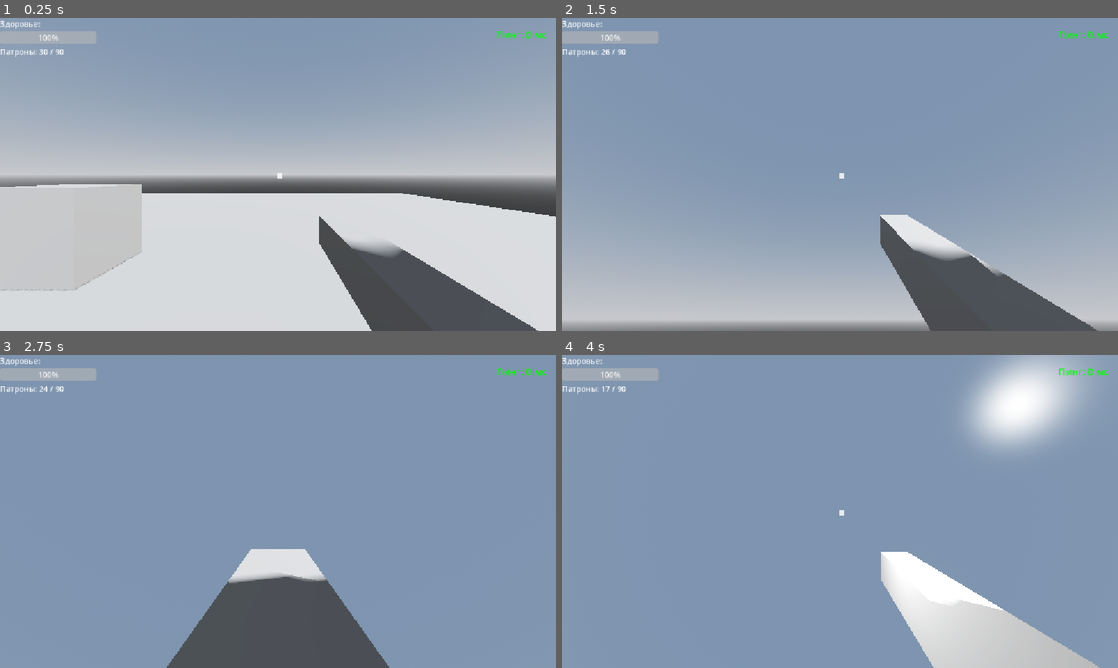
Above: before the commit, frames 1-4 (two rows, left to right).
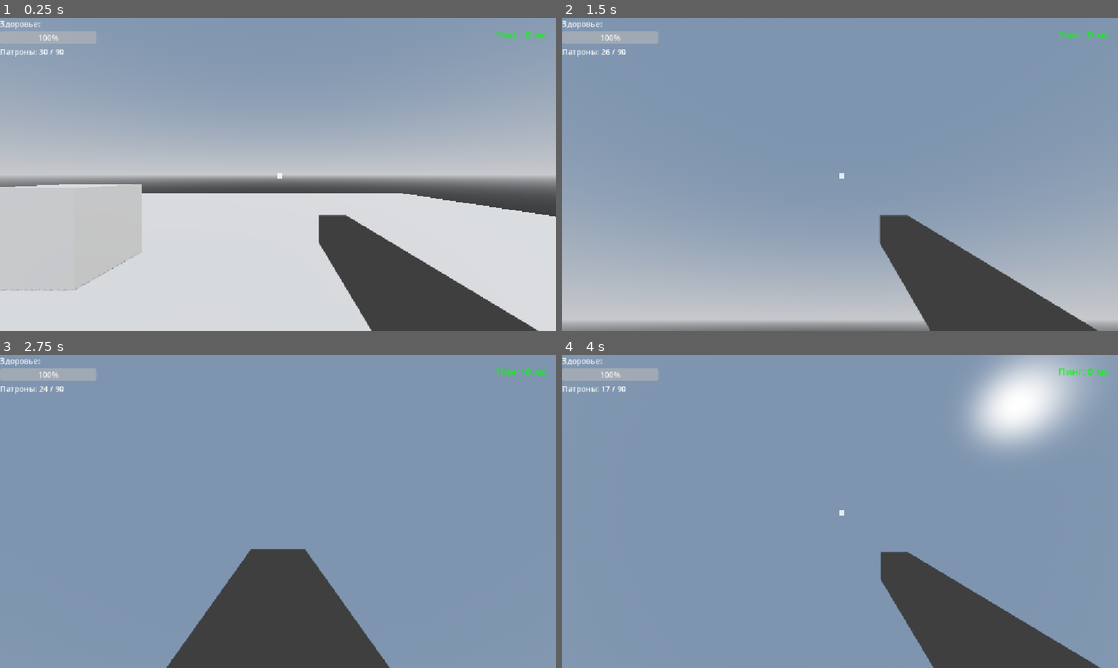
Above: after the commit, the same moments.

Repository: genjblu/multiplayer-vb
Game: Godot game, scene res://scenes/arena.tscn
The game is run twice, just before and just after one commit, with the same random seed, the same clock (stepped at 60 frames per second) and the same inputs. This scene is started directly instead of the project's main scene. The engine's default icon, where the game draws it, is replaced by a stand-in: a white triangle on a blue panel in a dark square.
Inputs (mouse positions are in pixels of both pictures, inside the frame that each line leads up to):
- Up to frame 1 (0.25 s): no input
- Up to frame 2 (1.5 s): tap Enter (ui_accept) at 0.5 s; move the mouse to (867, 174) at 0.52 s; hold Right mouse button (ads) 0.53-1.28 s; hold W (move_forward) from 0.53 s (still down); tap Space (jump) at 0.77, 1.07 s; click (867, 174) at 0.8 s; move the mouse to (812, 174) at 1.27 s; click (812, 174) at 1.35 s
- Up to frame 3 (2.75 s): keep holding W (move_forward); tap Space (jump) at 1.52, 1.82 s; right-click (250, 511) at 1.55 s; move the mouse to (289, 505) at 2.02 s; hold Right mouse button (ads) from 2.03 s (still down); click (289, 505) at 2.3 s
- Up to frame 4 (4 s): keep holding W (move_forward); move the mouse to (834, 517) at 2.77 s; release Right mouse button (ads) at 2.78 s; tap Ctrl (crouch) at 2.85 s; click (834, 517) at 2.92 s; tap Space (jump) at 3.02, 3.32, 3.77 s; right-click (834, 517) at 3.05 s; move the mouse to (878, 514) at 3.52 s; press the mouse at (878, 514) at 3.53 s

The runs differ from the first frame. In frame 1, 1.0% of the frame differs, in the area x 57-97%, y 62-100%; in frame 2, 1.2%; in frame 3, 1.4%; in frame 4, 6.9%.

Commit message:
added camera for weapon

Diff:
--- a/scripts/hud.gd
+++ b/scripts/hud.gd
@@ -9,6 +9,8 @@
 var player: CharacterBody3D
 var current_spread: float = 6.0
 var hit_flash_timer: float = 0.0
+
+var viewmodel: ViewmodelRenderer
 
 var pause_menu: Control
 var settings_menu: Control
@@ -68,6 +70,14 @@
 
 	_build_pause_menu()
 	_build_hud_elements()
+	var weapon_root_node = player.get_node_or_null("Head/Camera3D")
+	if weapon_root_node:
+		viewmodel = ViewmodelRenderer.new()
+		add_child(viewmodel)
+		move_child(viewmodel, 0)  # рисовать под HUD
+		viewmodel.setup(weapon_root_node)
+	else:
+		push_warning("ViewmodelRenderer: узел оружия не найден, проверь путь")
 
 func _is_mobile() -> bool:
 	return OS.has_feature("mobile") or OS.get_name() in ["Android", "iOS"] or ProjectSettings.get_setting("input_devices/pointing/emulate_touch_from_mouse")
--- a/scripts/player.gd
+++ b/scripts/player.gd
@@ -143,6 +143,7 @@
 		return
 
 	camera.make_current()
+
 	health_changed.emit(health)
 	ammo_changed.emit(current_ammo, reserve_ammo)
 
@@ -327,10 +328,13 @@
 		die()
 		return
 
-	is_ads = Input.is_action_pressed("ads") or touch_ads
-
-	# Автоматическая стрельба для автомата
-	is_firing = Input.is_action_pressed("fire") or touch_fire
+	if is_mobile:
+		# На телефоне игнорируем мышь, эмулируемую из касаний
+		is_ads = touch_ads
+		is_firing = touch_fire
+	else:
+		is_ads = Input.is_action_pressed("ads") or touch_ads
+		is_firing = Input.is_action_pressed("fire") or touch_fire
 	if current_weapon == WeaponType.ASSAULT and is_firing and not is_reloading:
 		fire_timer -= delta
 		if fire_timer <= 0.0:
--- /dev/null
+++ b/scripts/viewmodel_renderer.gd
@@ -0,0 +1,109 @@
+class_name ViewmodelRenderer
+extends SubViewportContainer
+
+const VIEWMODEL_LAYER: int = 20  # номер слоя 1..20
+
+var weapon_root: Node = null
+var viewport: SubViewport
+var weapon_cam: Camera3D
+
+func _ready() -> void:
+	process_priority = 1000  # выполняться после всех остальных, чтобы не было дрожания
+	set_anchors_and_offsets_preset(Control.PRESET_FULL_RECT)
+	stretch = true
+	mouse_filter = Control.MOUSE_FILTER_IGNORE
+
+	viewport = SubViewport.new()
+	viewport.transparent_bg = true
+	viewport.own_world_3d = false  # общий мир с основной камерой
+	viewport.handle_input_locally = false
+	viewport.gui_disable_input = true
+	viewport.physics_object_picking = false
+	if OS.has_feature("mobile") or OS.get_name() in ["Android", "iOS"]:
+		viewport.msaa_3d = Viewport.MSAA_DISABLED
+	else:
+		viewport.msaa_3d = Viewport.MSAA_2X
+	add_child(viewport)
+
+	weapon_cam = Camera3D.new()
+	weapon_cam.cull_mask = 0
+	weapon_cam.set_cull_mask_value(VIEWMODEL_LAYER, true)
+	weapon_cam.near = 0.01
+	weapon_cam.far = 10.0
+	weapon_cam.environment = _make_environment()
+	viewport.add_child(weapon_cam)
+	weapon_cam.current = true
+
+	var fill := DirectionalLight3D.new()
+	fill.light_cull_mask = 1 << (VIEWMODEL_LAYER - 1)  # светит только на слой оружия
+	fill.shadow_enabled = false
+	fill.light_energy = 0.8
+	fill.rotation_degrees = Vector3(-45, 30, 0)
+	weapon_cam.add_child(fill)
+
+func setup(root: Node) -> void:
+	weapon_root = root
+	_set_layer_recursive(weapon_root)
+	get_tree().node_added.connect(_on_node_added)
+
+func _process(_delta: float) -> void:
+	if not is_instance_valid(weapon_cam):
+		return
+	var main_cam: Camera3D = get_viewport().get_camera_3d()
+	if main_cam == null:
+		return
+	if main_cam.get_cull_mask_value(VIEWMODEL_LAYER):
+		main_cam.set_cull_mask_value(VIEWMODEL_LAYER, false)
+	weapon_cam.global_transform = main_cam.global_transform
+	weapon_cam.fov = main_cam.fov
+	weapon_cam.keep_aspect = main_cam.keep_aspect
+
+func _make_environment() -> Environment:
+	var main_env: Environment = null
+	var main_cam: Camera3D = get_viewport().get_camera_3d()
+	if main_cam and main_cam.environment:
+		main_env = main_cam.environment
+	else:
+		var we = get_tree().root.find_child("WorldEnvironment", true, false)
+		if we is WorldEnvironment:
+			main_env = we.environment
+
+	var env: Environment
+	if main_env:
+		env = main_env.duplicate()
+		var src = env.ambient_light_source
+		if src == Environment.AMBIENT_SOURCE_BG or src == Environment.AMBIENT_SOURCE_SKY:
+			if env.sky != null:
+				env.ambient_light_source = Environment.AMBIENT_SOURCE_SKY
+				env.reflected_light_source = Environment.REFLECTION_SOURCE_SKY
+			else:
+				env.ambient_light_source = Environment.AMBIENT_SOURCE_COLOR
+				env.ambient_light_color = Color(0.6, 0.6, 0.6)
+				env.ambient_light_energy = maxf(env.ambient_light_energy, 0.5)
+				env.reflected_light_source = Environment.REFLECTION_SOURCE_DISABLED
+
+	# Прозрачный фон и никаких тяжёлых эффектов для оружия
+	env.background_mode = Environment.BG_CLEAR_COLOR
+	env.fog_enabled = false
+	env.volumetric_fog_enabled = false
+	env.glow_enabled = false
+	env.ssao_enabled = false
+	env.ssr_enabled = false
+	env.sdfgi_enabled = false
+	return env
+
+func _set_layer_recursive(node: Node) -> void:
+	_apply_layer(node)
+	for child in node.get_children():
+		_set_layer_recursive(child)
+
+func _apply_layer(node: Node) -> void:
+	var gi := node as GeometryInstance3D
+	if gi:
+		gi.layers = 0
+		gi.set_layer_mask_value(VIEWMODEL_LAYER, true)
+
+# Новые узлы оружия, созданные во время игры, тоже получают слой
+func _on_node_added(node: Node) -> void:
+	if is_instance_valid(weapon_root) and weapon_root.is_ancestor_of(node):
+		_apply_layer(node)
Not shown, added: scripts/viewmodel_renderer.gd.uid
